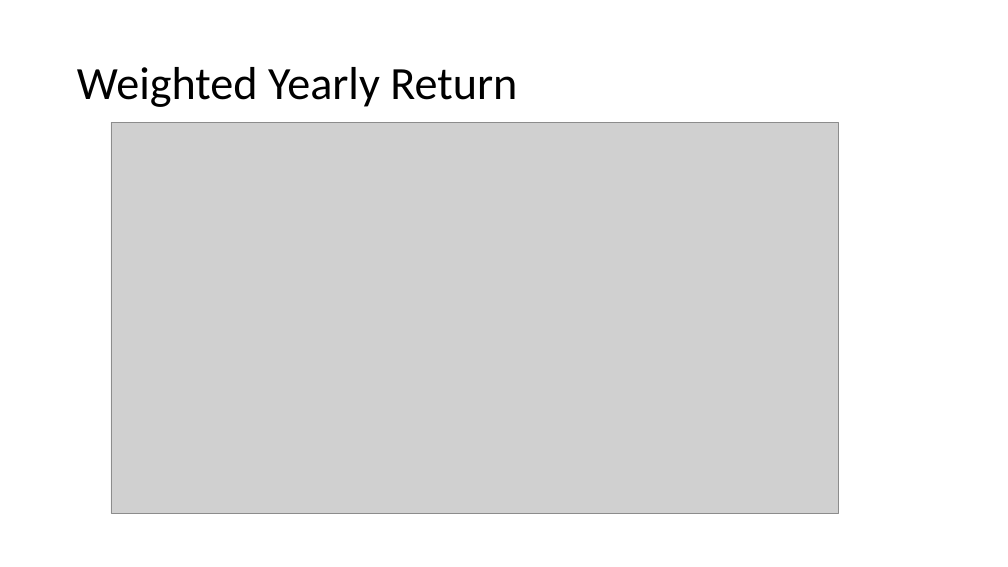
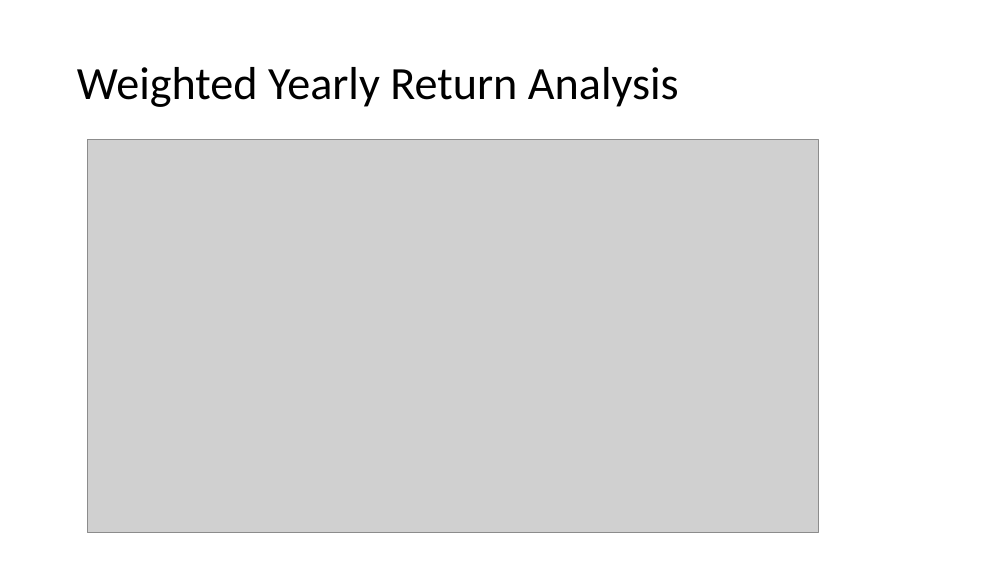
Before and after one commit to kennysiegler/first-project, a slide deck: slide 12 of Presentation1.pptx (slide 8 before the commit). Drawn at 1008x567 pixels with LibreOffice and Linux fonts; fonts in the diff are those of the drawing; grey boxes stand for pictures. Boxes give left, top, right and bottom in pixels: in the first picture for what was removed or moved away, otherwise in the second. Text is boxed around its words. In the diff, an @@ line names an element or a change of style, - is before the commit and + after.

```diff
--- a/Presentation1.pptx
+++ b/Presentation1.pptx
@@ title at <box>77,67,679,107</box>: text changed @@
-Weighted Yearly Return
+Weighted Yearly Return Analysis
@@ picture: place and size @@
-picture at <box>111,122,839,513</box>
+picture at <box>88,140,818,533</box>
```
Also in this commit, not shown: 4 other slides changed, 3 slides added.
